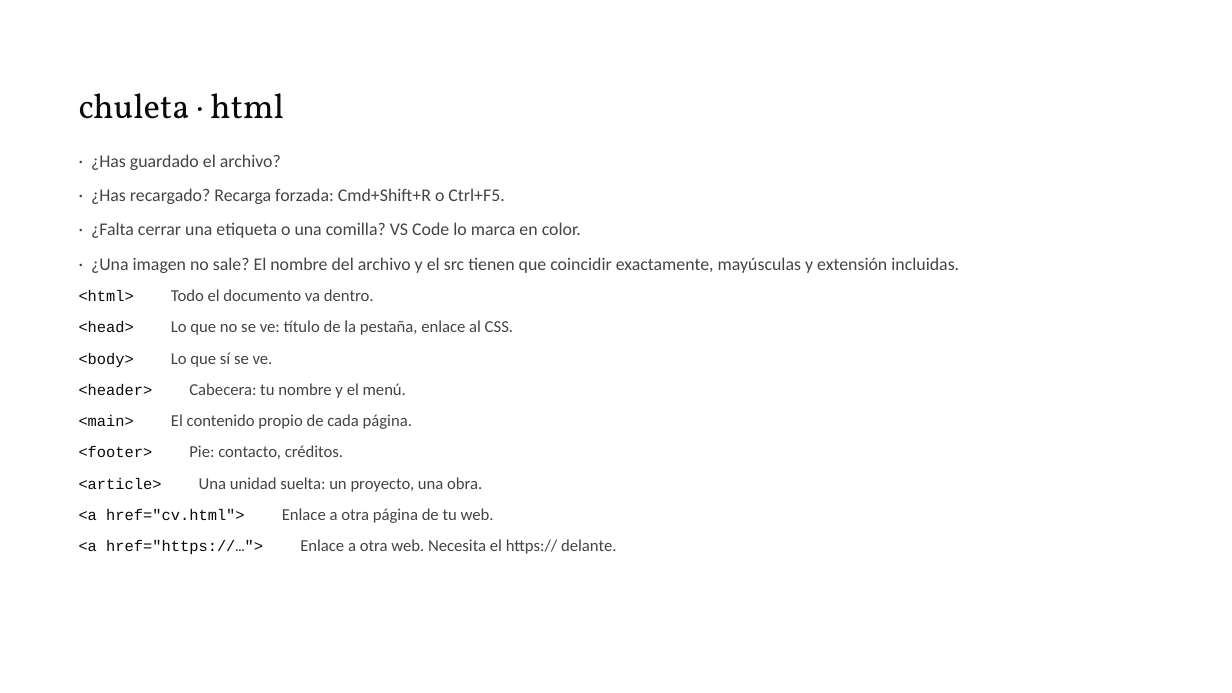
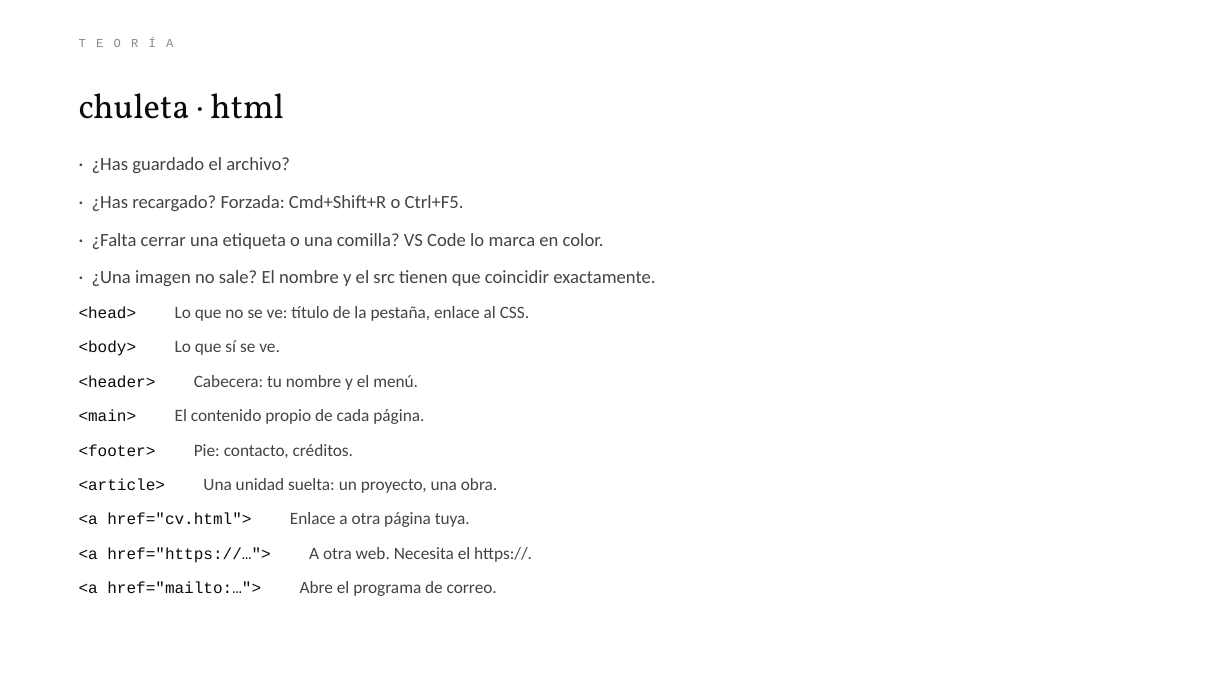
Before and after one commit to meowrhino/tallerEscocesa, a slide deck: slide 42 of presentaciones/Sesion-1-HTML.pptx (slide 41 before the commit). Drawn at 1232x693 pixels with LibreOffice and Linux fonts; fonts in the diff are those of the drawing. Boxes give left, top, right and bottom in pixels: in the first picture for what was removed or moved away, otherwise in the second. Text is boxed around its words. In the diff, an @@ line names an element or a change of style, - is before the commit and + after.

```diff
--- a/presentaciones/Sesion-1-HTML.pptx
+++ b/presentaciones/Sesion-1-HTML.pptx
@@ text added at (79,31,1153,54), 9.5 pt, text #8A8A8A @@
+TEORÍA
@@ text at (79,157,604,493): size 13.9 to 14.5 pt in "· ¿Has guardado el archivo?", "· ¿Falta cerrar una etiqueta o una ..."; size 12 to 12.5 pt in "<head>", "<body>", "<header>", "<main>" and 2 more places; size 13 to 13.5 pt in "Lo que no se ve: título de ...", "Lo que sí se ve.", "Cabecera: tu nombre y el menú.", "El contenido propio de cada página." and 2 more places; line spacing 1.32 to 1.4; line spacing 1.27 to 1.35 @@
@@ text at (92,195,464,211): text changed; size 13.9 to 14.5 pt @@
-· ¿Has recargado? Recarga forzada: Cmd+Shift+R o Ctrl+F5.
+· ¿Has recargado? Forzada: Cmd+Shift+R o Ctrl+F5.
@@ text at (92,270,655,286): text changed; size 13.9 to 14.5 pt @@
-· ¿Una imagen no sale? El nombre del archivo y el src tienen que coincidir exactamente, mayúsculas y extensión incluidas.
-<html> Todo el documento va dentro.
+· ¿Una imagen no sale? El nombre y el src tienen que coincidir exactamente.
@@ text at (79,512,532,596): text changed; size 13 to 13.5 pt @@
-<a href="cv.html"> Enlace a otra página de tu web.
-<a href="https://…"> Enlace a otra web. Necesita el https:// delante.
+<a href="cv.html"> Enlace a otra página tuya.
+<a href="https://…"> A otra web. Necesita el https://.
+<a href="mailto:…"> Abre el programa de correo.
```
Also in this commit, not shown: 34 other slides changed, 8 slides added, 7 slides removed, 10 other files.
